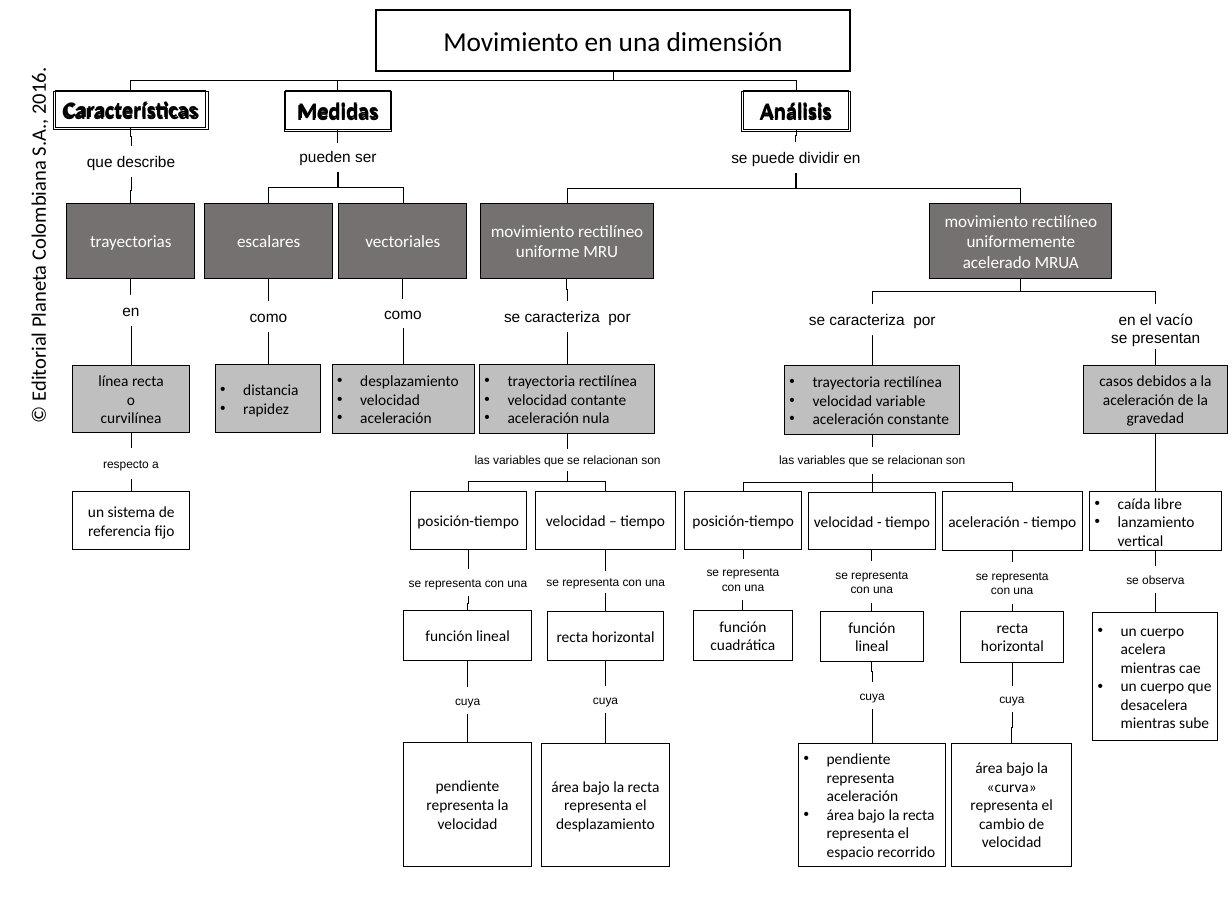
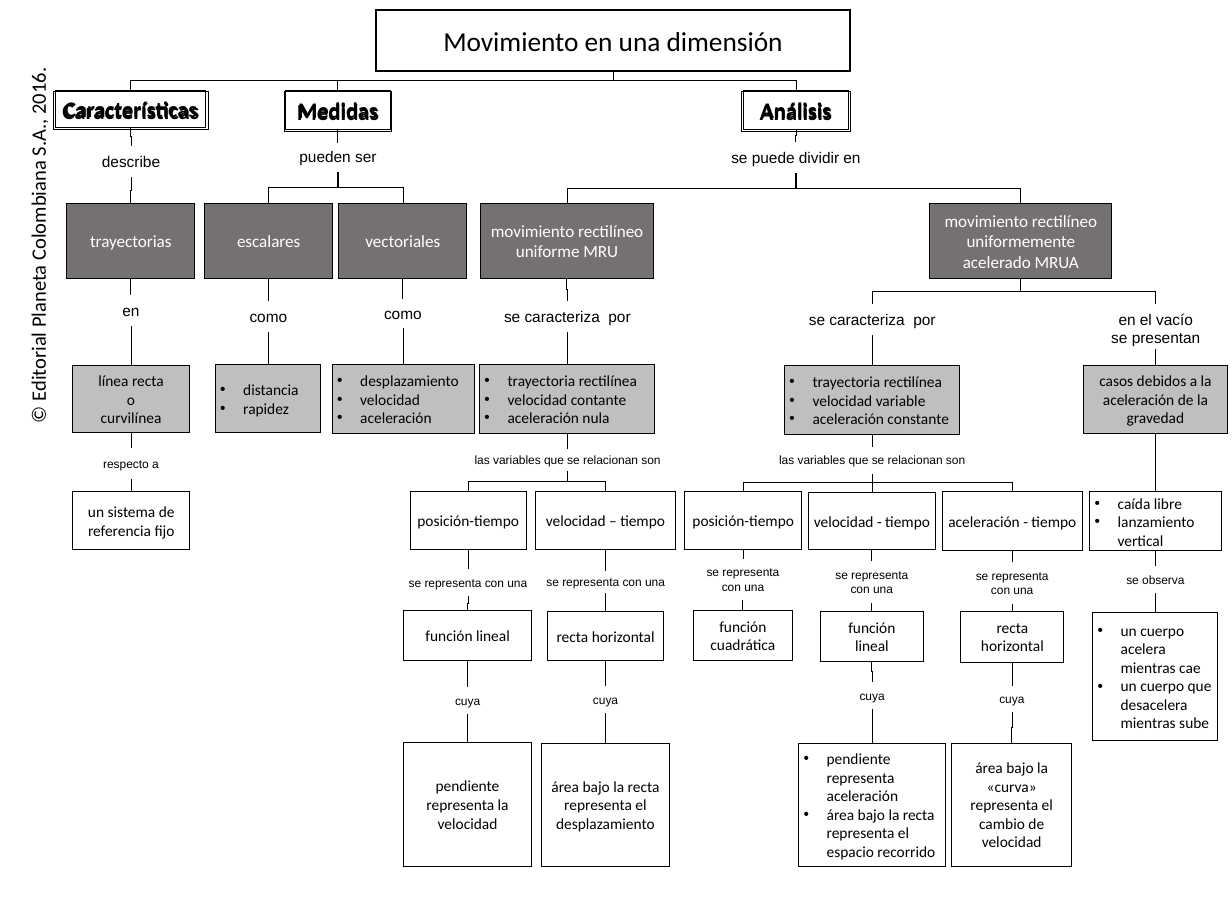
Before and after one commit to AulaPlanetaColombia/CienciasNaturales, a slide deck: slide 1 of fuentes/contenidos/grado10/guion02/CN_10_02_CO.pptx. Drawn at 1232x924 pixels with LibreOffice and Linux fonts; fonts in the diff are those of the drawing; background and template pictures are left out. Boxes give left, top, right and bottom in pixels: in the first picture for what was removed or moved away, otherwise in the second. Text is boxed around its words. In the diff, an @@ line names an element or a change of style, - is before the commit and + after.

```diff
--- a/fuentes/contenidos/grado10/guion02/CN_10_02_CO.pptx
+++ b/fuentes/contenidos/grado10/guion02/CN_10_02_CO.pptx
@@ text at box(102, 155, 160, 167): text changed @@
-que describe
+describe
```
Also in this commit, not shown: 2 other files.
